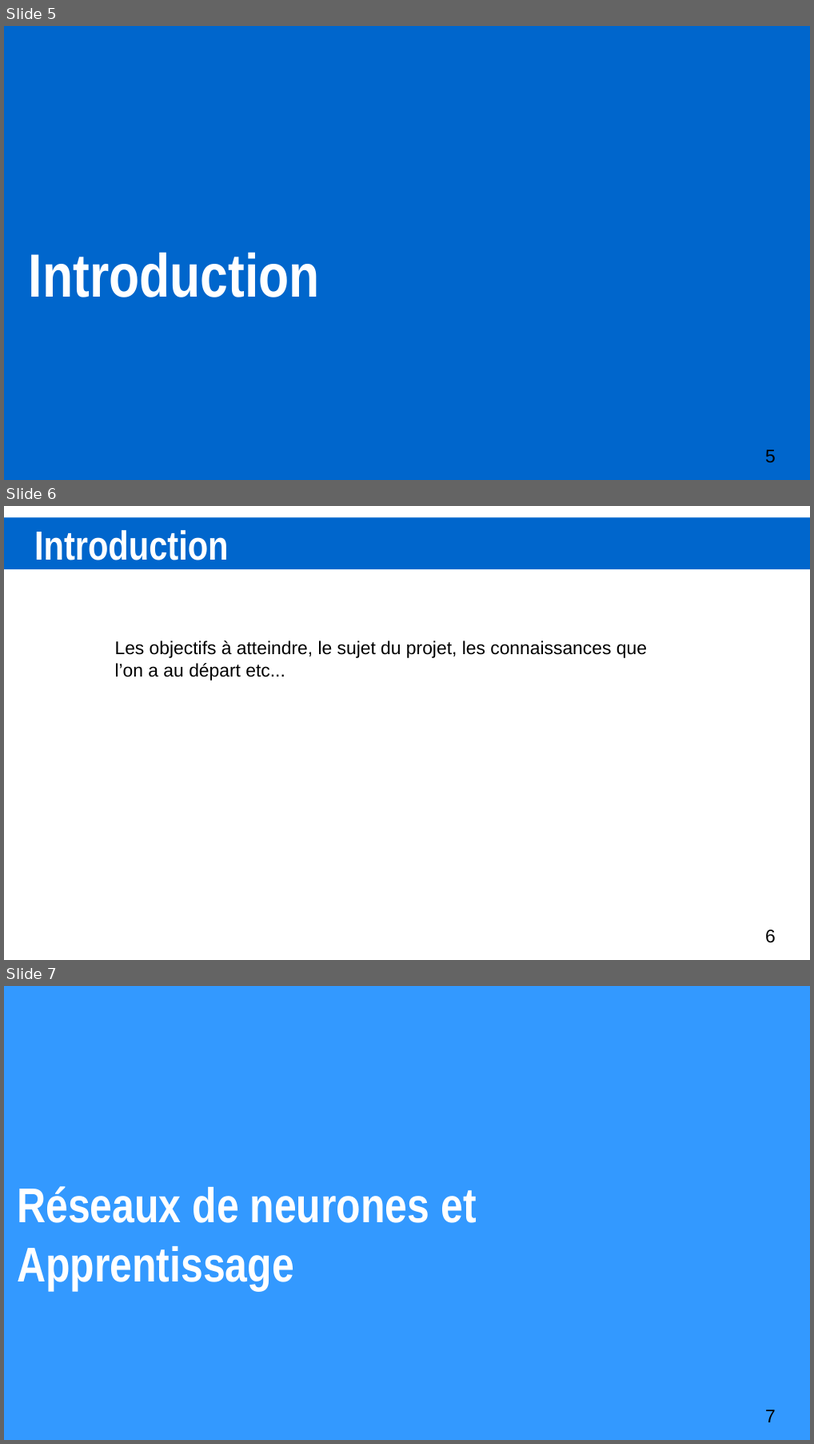
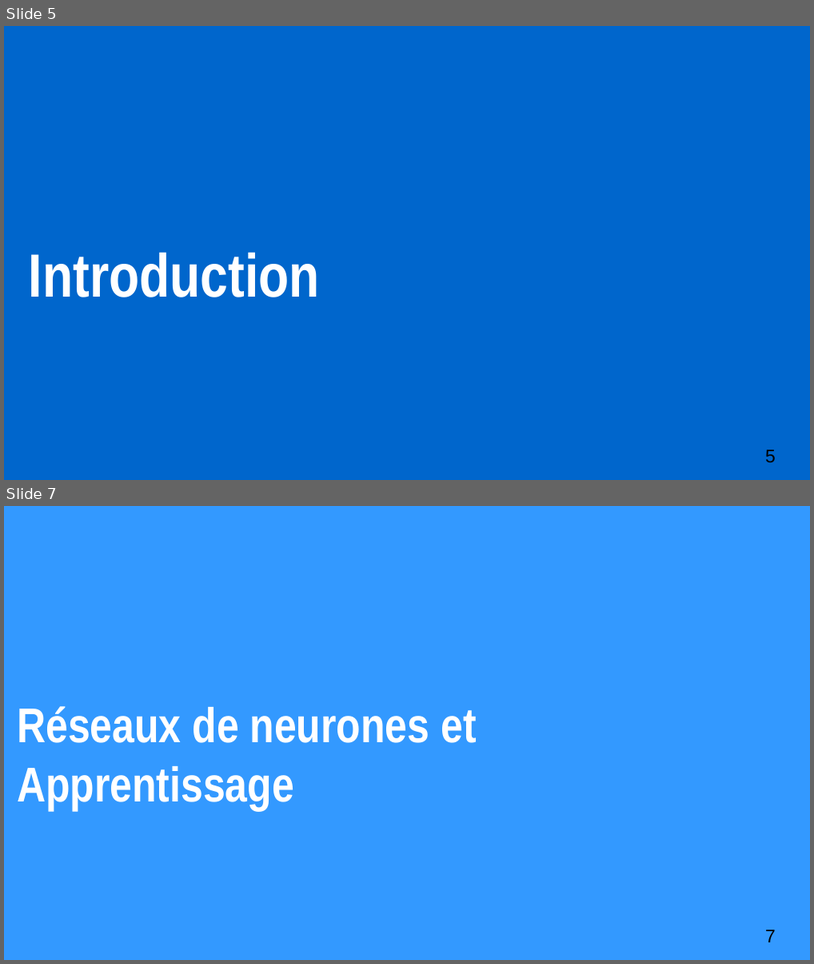
Before and after one commit to XgLsuLzRMy/Composition-Musicale-par-Reseau-de-Neurones, a slide deck: projet.odp. Shown one above the other, each under a label of ours: slides 5, 6 and 7 before the commit, slides 5 and 7 after it; the slides between them are not shown. The pictures are 814x1444 and 814x964 pixels, drawn with LibreOffice and Linux fonts; fonts in the diff are those of the drawing. Boxes give left, top, right and bottom in pixels: in the first picture for what was removed or moved away, otherwise in the second. Text is boxed around its words. In the diff, an @@ line names an element or a change of style, - is before the commit and + after.

```diff
--- a/projet.odp
+++ b/projet.odp
@@ slide 6 removed at <box>4,506,810,960</box>, background #FFFFFF @@
@@ rectangle removed at <box>4,518,810,570</box> @@
@@ title removed at <box>34,530,228,560</box> @@
-Introduction
@@ text removed at <box>115,640,647,680</box> @@
-Les objectifs à atteindre, le sujet du projet, les connaissances que l’on a au départ etc...
@@ page number removed at <box>766,929,776,943</box> @@
-6
```
Also in this commit, not shown: 9 slides changed, 1 slide added, 1 other slide removed.
